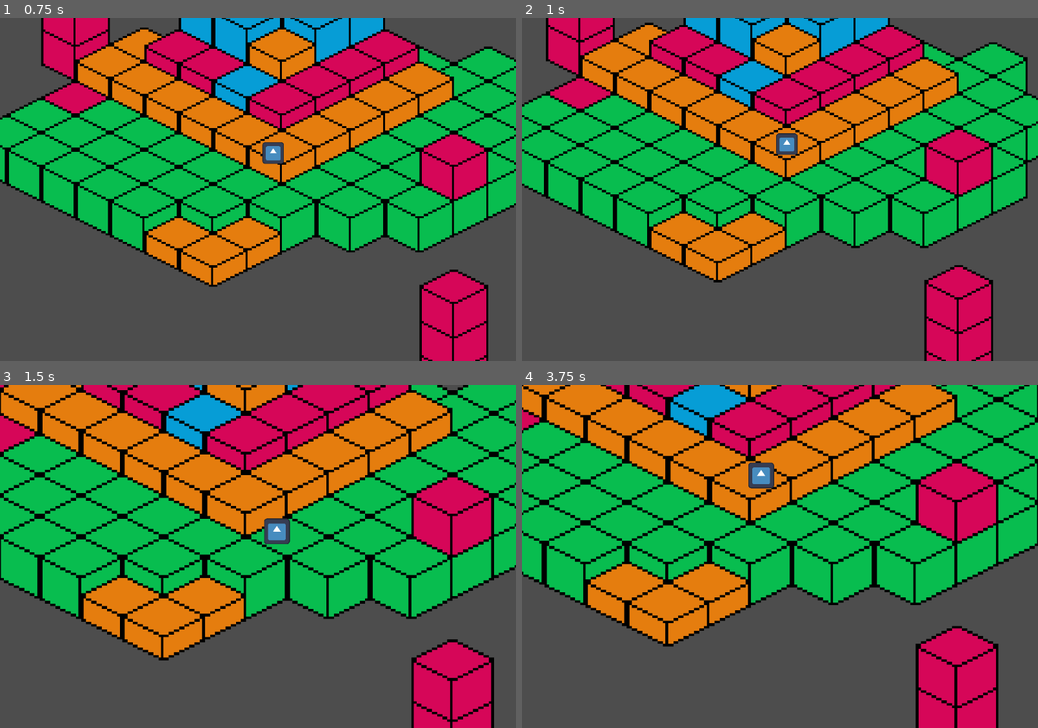
Above: before the commit, frames 1-4 (two rows, left to right).
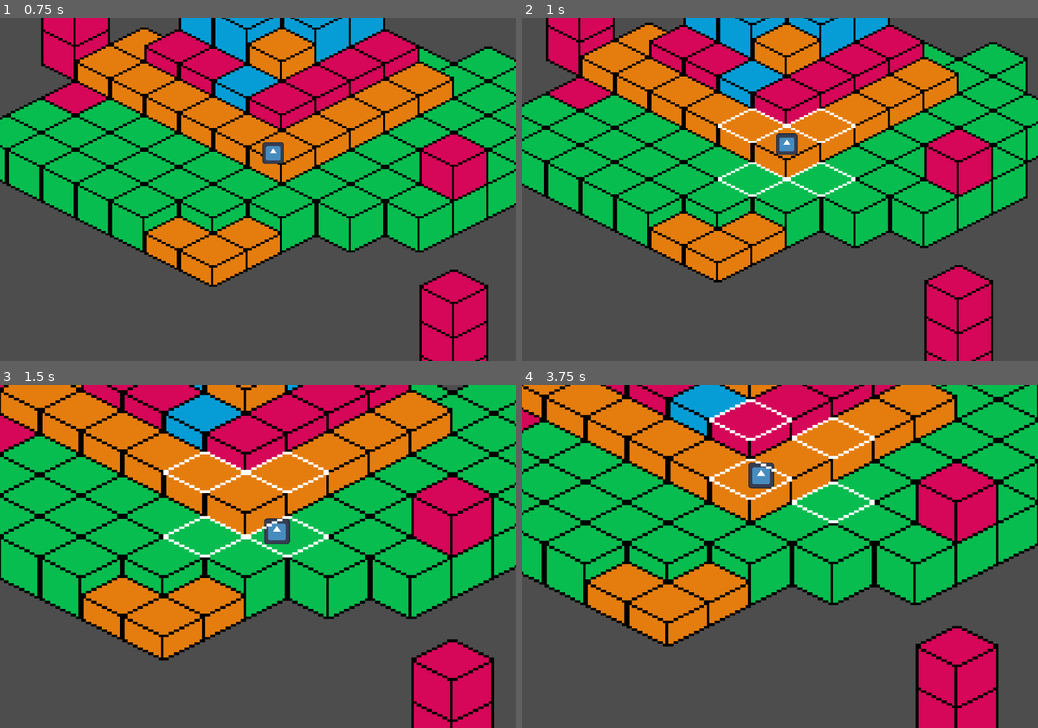
Above: after the commit, the same moments.

Repository: martinsi26/GameJam2024
Game: Godot game, scene res://Map.tscn
Same seed, same stepped clock (60 frames per second), same inputs: the game is played once before the commit and once after it. The engine's default icon, where the game draws it, is replaced by a stand-in: a white triangle on a blue panel in a dark square.
Inputs (mouse positions are in pixels of both pictures, inside the frame that each line leads up to):
- Up to frame 1 (0.75 s): tap Enter at 0.5 s; move the mouse to (371, 172) at 0.52 s; hold D (move_right) from 0.53 s (still down); tap Down (camera_down) at 0.6 s
- Up to frame 2 (1 s): keep holding D (move_right)
- Up to frame 3 (1.5 s): move the mouse to (154, 573) at 1.27 s; release D (move_right) at 1.28 s; hold S (move_down) from 1.28 s (still down); tap = (camera_zoom_in) at 1.35 s
- Up to frame 4 (3.75 s): move the mouse to (831, 481) at 2.02 s; release S (move_down) at 2.03 s; hold D (move_right) 2.03-2.78 s; tap - (camera_zoom_out) at 2.1 s; move the mouse to (754, 625) at 2.77 s; hold W (move_up) 2.78-3.53 s; tap Down (camera_down) at 2.85 s; move the mouse to (934, 607) at 3.52 s; hold A (move_left) from 3.53 s (still down); tap = (camera_zoom_in) at 3.6 s

Frame 1 is identical in both runs. In frame 2, 0.8% of the frame differs, in the area x 37-65%, y 26-53%; in frame 3, 1.2%; in frame 4, 1.2%, in the area x 36-69%, y 4-41%.

Commit message:
tile outlines work across layers and slabs

Diff:
--- a/gamejam2024/Fish.gd
+++ b/gamejam2024/Fish.gd
@@ -47,7 +47,7 @@
 			#print(current_layer)
 
 			current_neighbors = map.get_neighbor_tiles(current_tile.x, current_tile.y, current_layer)
-			#map.set_outline_tiles(current_neighbors)
+			map.set_outline_tiles(current_neighbors)
 
 			is_moving = false
 
--- a/gamejam2024/Map.tscn
+++ b/gamejam2024/Map.tscn
@@ -18,6 +18,10 @@
 tile_set = ExtResource("2_yabca")
 script = ExtResource("1_0lflw")
 
+[node name="OutlineLayer" type="TileMapLayer" parent="Layers/TileMapLayer0"]
+z_index = 10
+tile_set = ExtResource("2_yabca")
+
 [node name="TileMapLayer1" type="TileMapLayer" parent="Layers"]
 y_sort_enabled = true
 position = Vector2(0, -48)
@@ -26,6 +30,10 @@
 tile_set = ExtResource("2_yabca")
 y_sort_origin = 1
 
+[node name="OutlineLayer" type="TileMapLayer" parent="Layers/TileMapLayer1"]
+z_index = 10
+tile_set = ExtResource("2_yabca")
+
 [node name="TileMapLayer2" type="TileMapLayer" parent="Layers"]
 position = Vector2(0, -96)
 scale = Vector2(3, 3)
@@ -33,8 +41,8 @@
 tile_set = ExtResource("2_yabca")
 y_sort_origin = 1
 
-[node name="OutlineLayer" type="TileMapLayer" parent="Layers"]
-scale = Vector2(3, 3)
+[node name="OutlineLayer" type="TileMapLayer" parent="Layers/TileMapLayer2"]
+z_index = 10
 tile_set = ExtResource("2_yabca")
 
 [node name="Fish" parent="." instance=ExtResource("4_erp4l")]
--- a/gamejam2024/map.gd
+++ b/gamejam2024/map.gd
@@ -9,7 +9,7 @@
 const neighbor_directions: Array[Vector2i] = [NORTHWEST, NORTHEAST, SOUTHWEST, SOUTHEAST]
 
 func get_tile(x, y, z) -> TileData:
-	if z < 0 || z >= $Layers.get_child_count() - 1:
+	if z < 0 || z >= $Layers.get_child_count():
 		return null
 
 	return $Layers.get_child(z).get_cell_tile_data(Vector2i(x, y))
@@ -34,43 +34,33 @@
 	return neighbors
 
 
-	#var layer_middle: TileMapLayer = $Layers.get_child(layer_index)
-	#var layer_above: TileMapLayer = null
-	#var layer_below: TileMapLayer = null
-	#
-	#var is_slab: bool = layer_middle.get_cell_tile_data(tile_coord).terrain_set == 0
-	#
-	#if layer_index + 1 < $Layers.get_child_count():
-		#layer_above = $Layers.get_child(layer_index + 1)
-		#
-	#if layer_index - 1 >= 0:
-		#layer_below = $Layers.get_child(layer_index - 1)
-	#
-	#var neighbors = []
-			#
-	#for dir in neighbor_directions:
-		#var neighbor = null
-		#var pos = tile_coord + dir
-		#var neighbor_data = layer_middle.get_cell_tile_data(pos)
-		#
-		#var neighbor_pos = pos
-		#var neighbors_object = Neighbor.new(neighbor_data, neighbor_pos)
-		#neighbors.append(neighbors_object)
+func set_outline_tiles(tiles):
+	for l in $Layers.get_children():
+		l.get_node("OutlineLayer").clear()
 
-	#return neighbors
+	for t in tiles:
+		if !t:
+			continue
+		var layer = $Layers.get_child(t.pos.z).get_node("OutlineLayer")
+
+		var source_id = 1
+
+		if t.data.terrain_set == 0:
+			source_id = 2
+
+		layer.set_cell(Vector2(t.pos.x, t.pos.y), source_id, Vector2i(0, 0))
 
 
-func set_outline_tiles(tiles):
-	var outline_layer: TileMapLayer = $Layers.get_node("OutlineLayer")
-	outline_layer.clear()
-
-	for tile in tiles:
-		if tile and tile.data:
-			#if tile.data.terrain_set == 0:
-			outline_layer.set_cell(Vector2(tile.pos.x, tile.pos.y), 1, Vector2i(0, 0))
-			#else:
-				#outline_layer.set_cell(tile.pos, 2, Vector2i(0, 0))
-		#print(tile.data)
+	#var outline_layer: TileMapLayer = $Layers.get_node("OutlineLayer")
+	#outline_layer.clear()
+#
+	#for tile in tiles:
+		#if tile and tile.data:
+			##if tile.data.terrain_set == 0:
+			#outline_layer.set_cell(Vector2(tile.pos.x, tile.pos.y), 1, Vector2i(0, 0))
+			##else:
+				##outline_layer.set_cell(tile.pos, 2, Vector2i(0, 0))
+		##print(tile.data)
 
 # Convert tile coordinates to world position centered on the tile
 func get_tile_center(x: int, y: int, z: int) -> Vector2:
--- a/gamejam2024/tileset.tres
+++ b/gamejam2024/tileset.tres
@@ -1,7 +1,8 @@
-[gd_resource type="TileSet" load_steps=6 format=3 uid="uid://di2wfn3m7nnt8"]
+[gd_resource type="TileSet" load_steps=7 format=3 uid="uid://di2wfn3m7nnt8"]
 
 [ext_resource type="Texture2D" uid="uid://d3101w05jvdh3" path="res://iso_tileset.png" id="1_fj35j"]
 [ext_resource type="Texture2D" uid="uid://cna8ntjv7vhw8" path="res://outline.png" id="2_oxl6g"]
+[ext_resource type="Texture2D" uid="uid://cq3pnm86hx5yt" path="res://outline_slab.png" id="3_3hcbw"]
 
 [sub_resource type="TileSetAtlasSource" id="TileSetAtlasSource_v0v8h"]
 texture = ExtResource("1_fj35j")
@@ -39,12 +40,13 @@
 texture_region_size = Vector2i(32, 32)
 0:0/0 = 0
 0:0/0/texture_origin = Vector2i(0, -8)
+0:0/0/terrain_set = 0
 
-[sub_resource type="TileSetAtlasSource" id="TileSetAtlasSource_6hsjh"]
-texture = ExtResource("2_oxl6g")
+[sub_resource type="TileSetAtlasSource" id="TileSetAtlasSource_bmh72"]
+texture = ExtResource("3_3hcbw")
 texture_region_size = Vector2i(32, 32)
+0:1/0 = 0
 0:0/0 = 0
-0:0/0/texture_origin = Vector2i(0, -16)
 
 [resource]
 tile_shape = 1
@@ -56,4 +58,4 @@
 terrain_set_0/terrain_0/color = Color(0.5, 0.34375, 0.25, 1)
 sources/0 = SubResource("TileSetAtlasSource_v0v8h")
 sources/1 = SubResource("TileSetAtlasSource_wcb6a")
-sources/2 = SubResource("TileSetAtlasSource_6hsjh")
+sources/2 = SubResource("TileSetAtlasSource_bmh72")
Binary file added: gamejam2024/outline_slab.png
Not shown, added: gamejam2024/outline_slab.png.import
